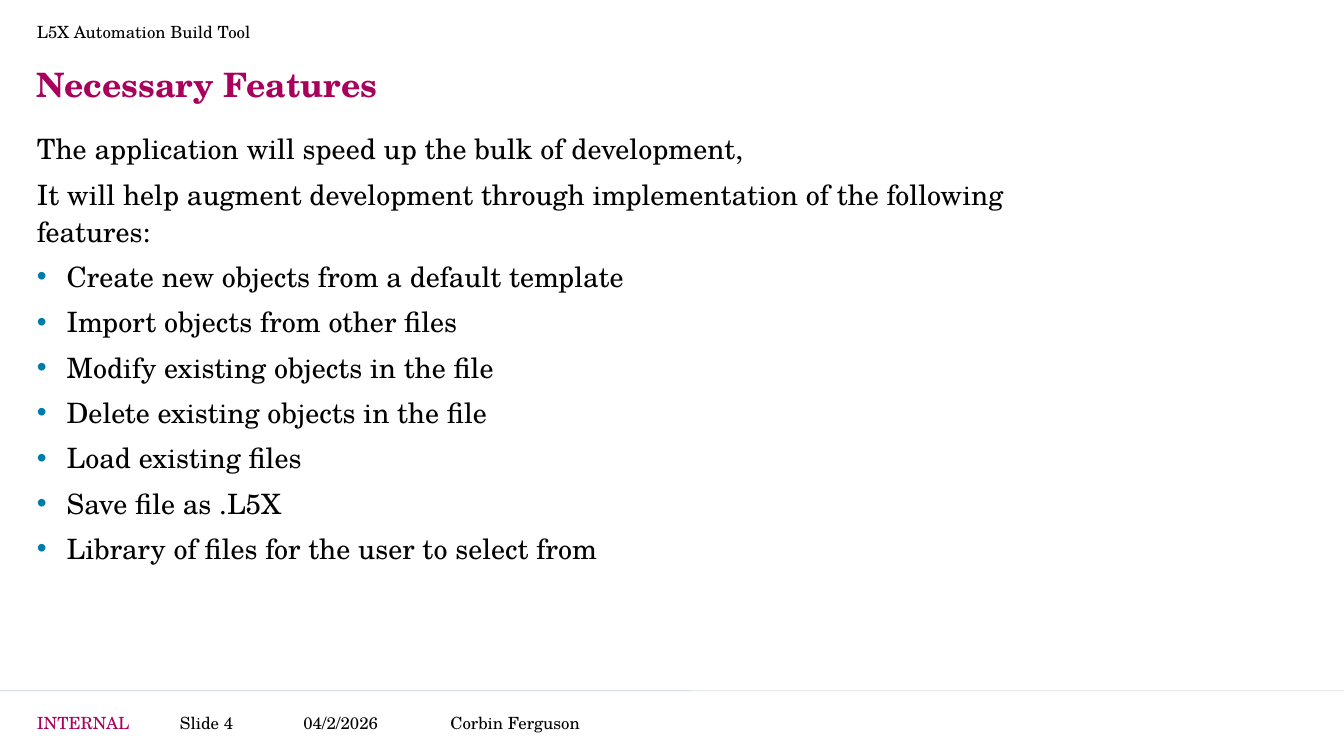
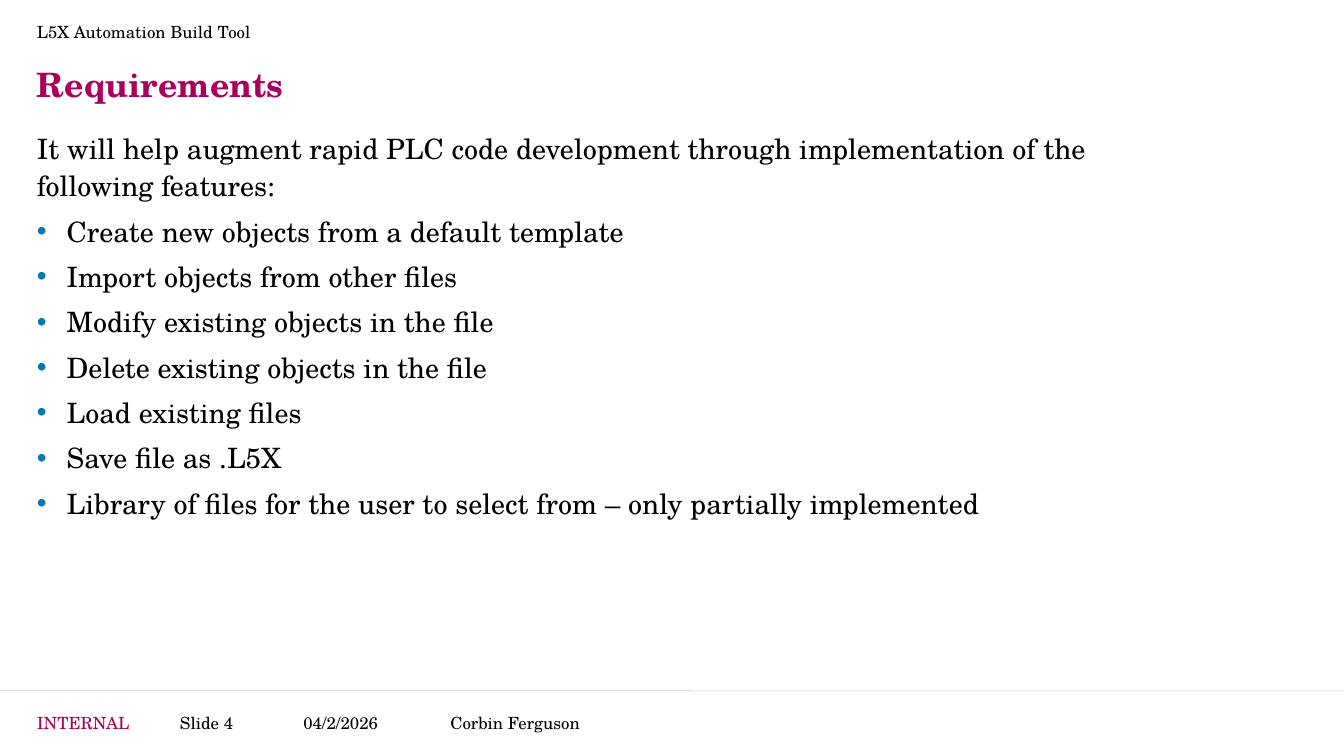
Before and after one commit to CorbinFerguson/ThesisBuildTool, a slide deck: slide 4 of Thesis Writing Documents/Project Development.pptx. Drawn at 1344x756 pixels with LibreOffice and Linux fonts; fonts in the diff are those of the drawing; background and template pictures are left out. Boxes give left, top, right and bottom in pixels: in the first picture for what was removed or moved away, otherwise in the second. Text is boxed around its words. In the diff, an @@ line names an element or a change of style, - is before the commit and + after.

```diff
--- a/Thesis Writing Documents/Project Development.pptx
+++ b/Thesis Writing Documents/Project Development.pptx
@@ title at [37,72,284,104]: text changed @@
-Necessary Features
+Requirements
@@ text at [37,138,1086,202]: text changed @@
-The application will speed up the bulk of development,
-It will help augment development through implementation of the following features:
+It will help augment rapid PLC code development through implementation of the following features:
@@ text at [67,493,979,520]: text changed @@
-• Library of files for the user to select from
+• Library of files for the user to select from – only partially implemented
```
Also in this commit, not shown: 9 other slides changed, 5 slides added, 1 slide removed, 4 other files.
